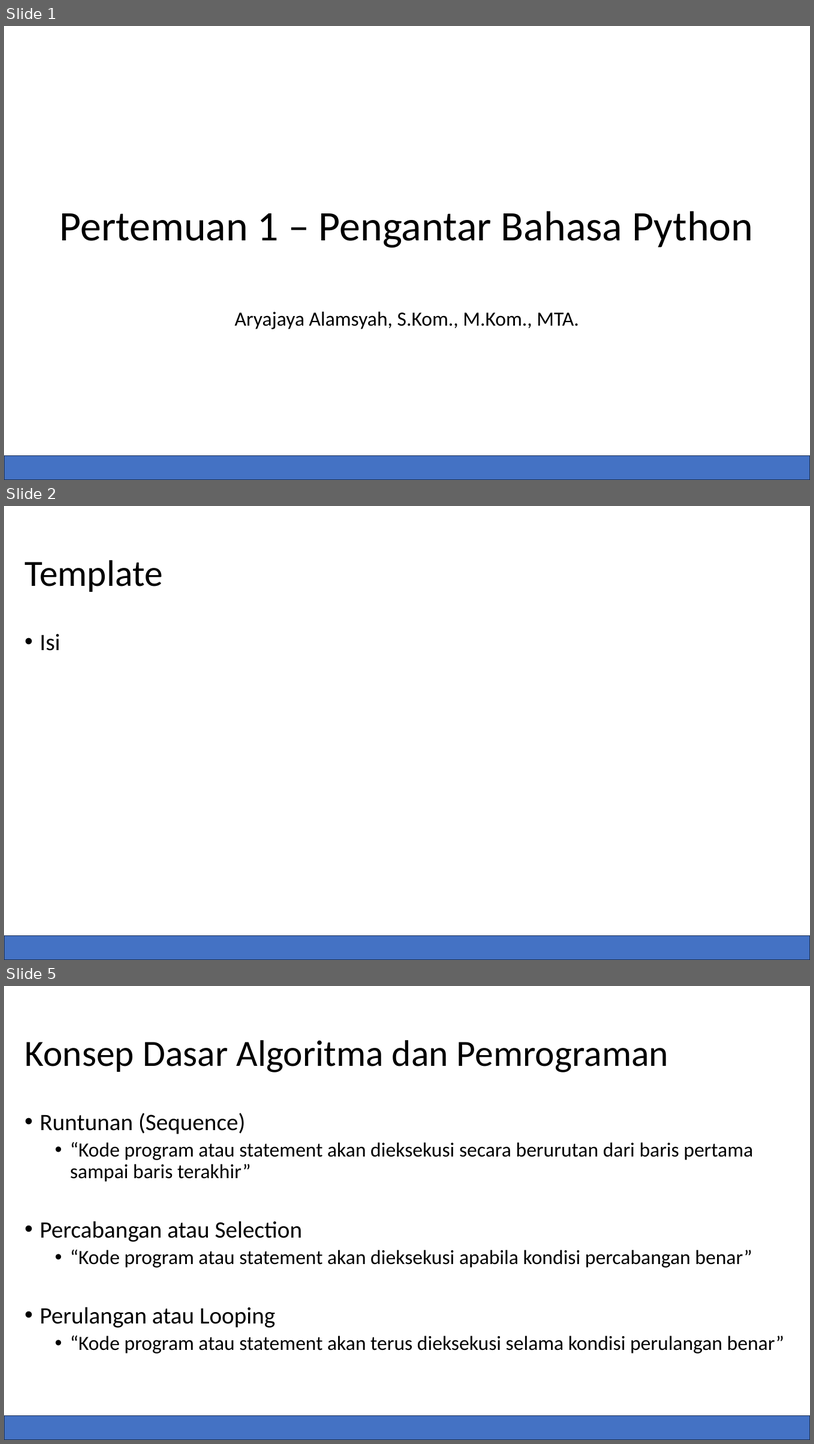
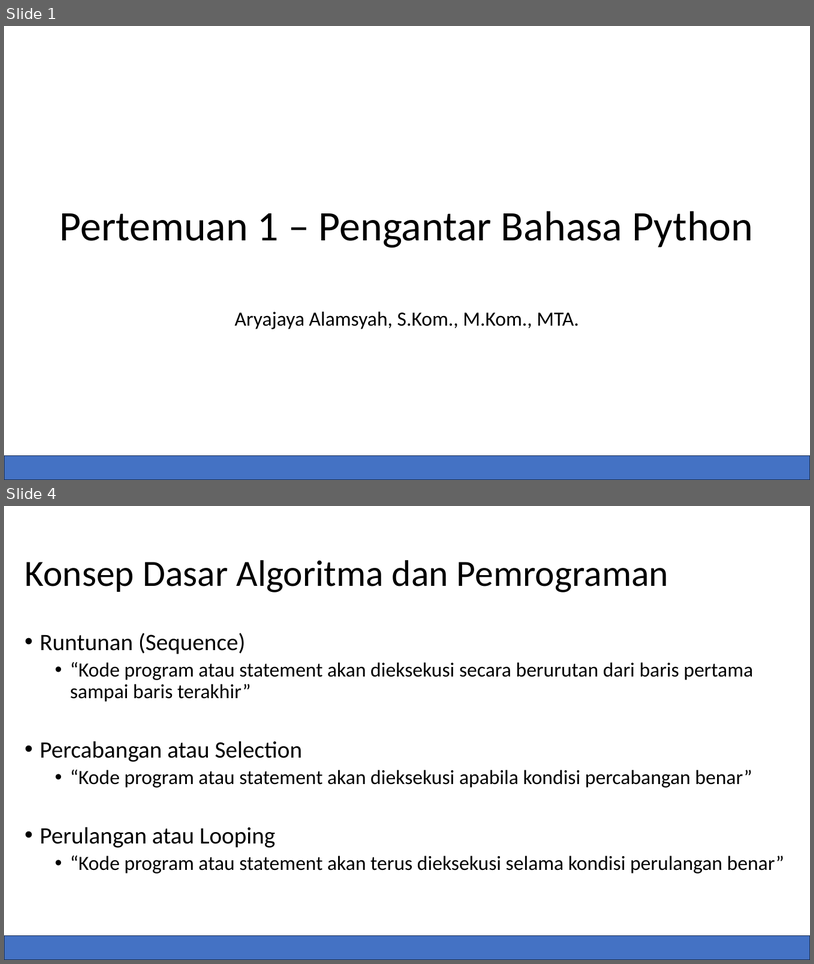
Before and after one commit to kusin/bahan-ajar-ML, a slide deck: dokumentasi ppt/Pertemuan 1 – Pengantar Bahasa Python.pptx. Shown one above the other, each under a label of ours: slides 1, 2 and 5 before the commit, slides 1 and 4 after it; the slides between them are not shown. The pictures are 814x1444 and 814x964 pixels, drawn with LibreOffice and Linux fonts; fonts in the diff are those of the drawing. Boxes give left, top, right and bottom in pixels: in the first picture for what was removed or moved away, otherwise in the second. Text is boxed around its words. In the diff, an @@ line names an element or a change of style, - is before the commit and + after.

```diff
--- a/dokumentasi ppt/Pertemuan 1 – Pengantar Bahasa Python.pptx
+++ b/dokumentasi ppt/Pertemuan 1 – Pengantar Bahasa Python.pptx
@@ slide 2 removed at (4,506,810,960), background #FFFFFF @@
@@ title removed at (24,560,162,592) @@
-Template
@@ text removed at (40,634,60,651) @@
-• Isi
@@ rectangle removed at (4,936,810,960) @@
@@ what was slide 5 is now slide 4 @@
```
Also in this commit, not shown: 7 slides changed, 7 slides added, 1 other slide removed, 10 other files.
